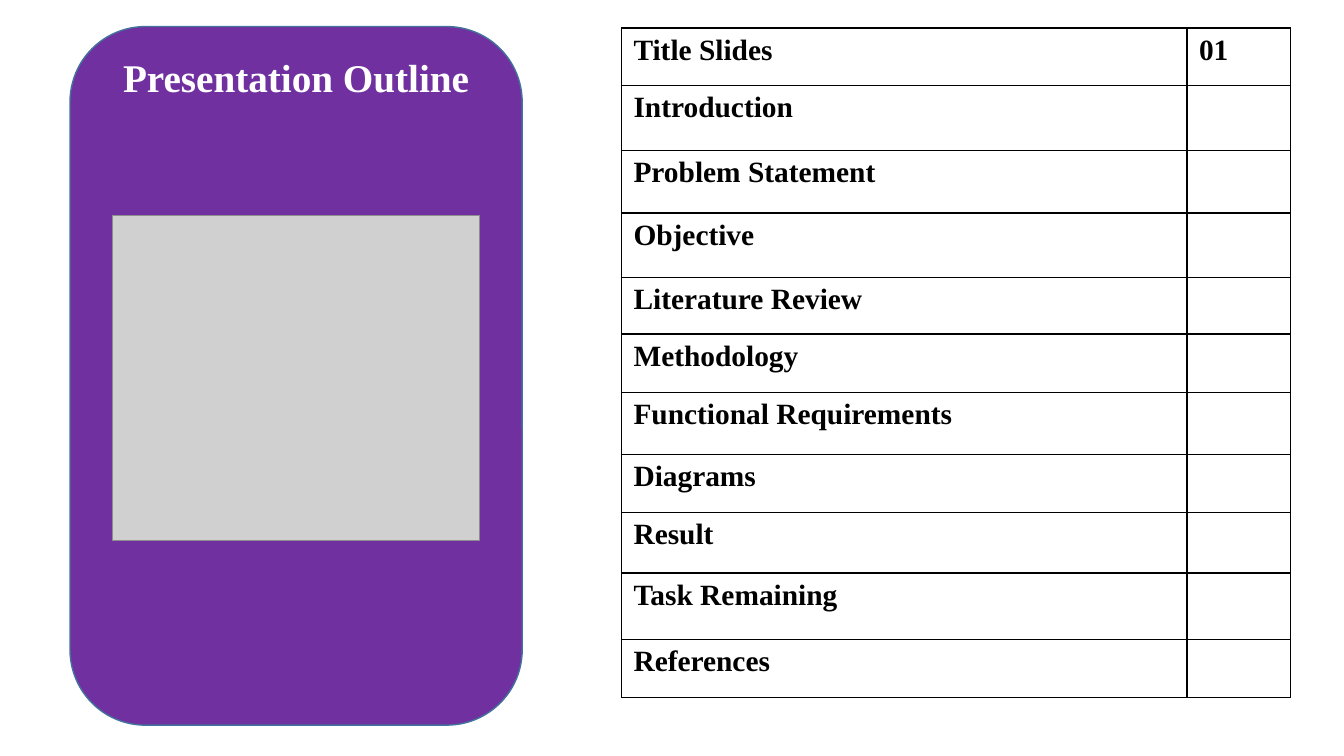
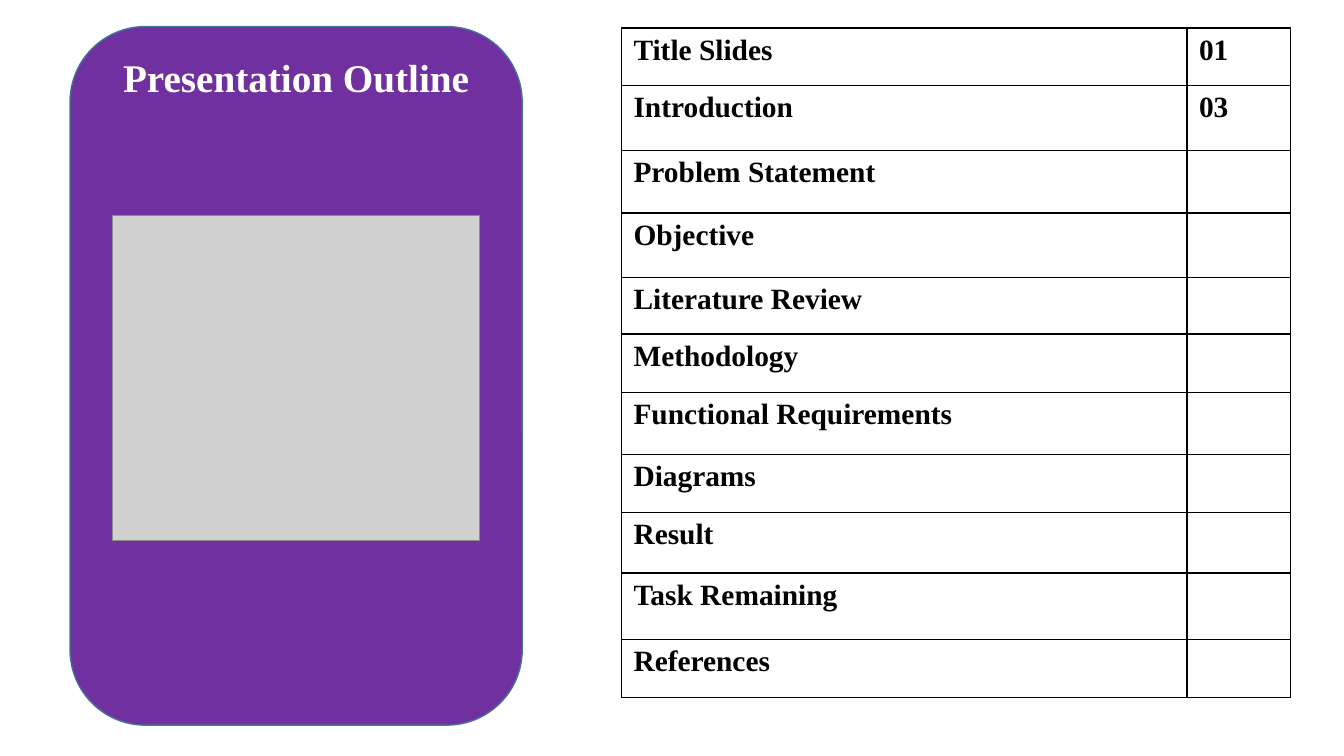
Before and after one commit to SaurabhSubedi/Hire-Hawk, a slide deck: slide 2 of Docs/MidtermPresentationHireHawk.pptx. Drawn at 1344x756 pixels with LibreOffice and Linux fonts; fonts in the diff are those of the drawing; grey boxes stand for pictures. Boxes give left, top, right and bottom in pixels: in the first picture for what was removed or moved away, otherwise in the second. Text is boxed around its words. In the diff, an @@ line names an element or a change of style, - is before the commit and + after.

```diff
--- a/Docs/MidtermPresentationHireHawk.pptx
+++ b/Docs/MidtermPresentationHireHawk.pptx
@@ table at box(622, 28, 1292, 699) @@
-row 2, column 2: 
+row 2, column 2: 03
```
Also in this commit, not shown: 6 other slides changed, 18 slides added, 8 slides removed, 6 other files.
